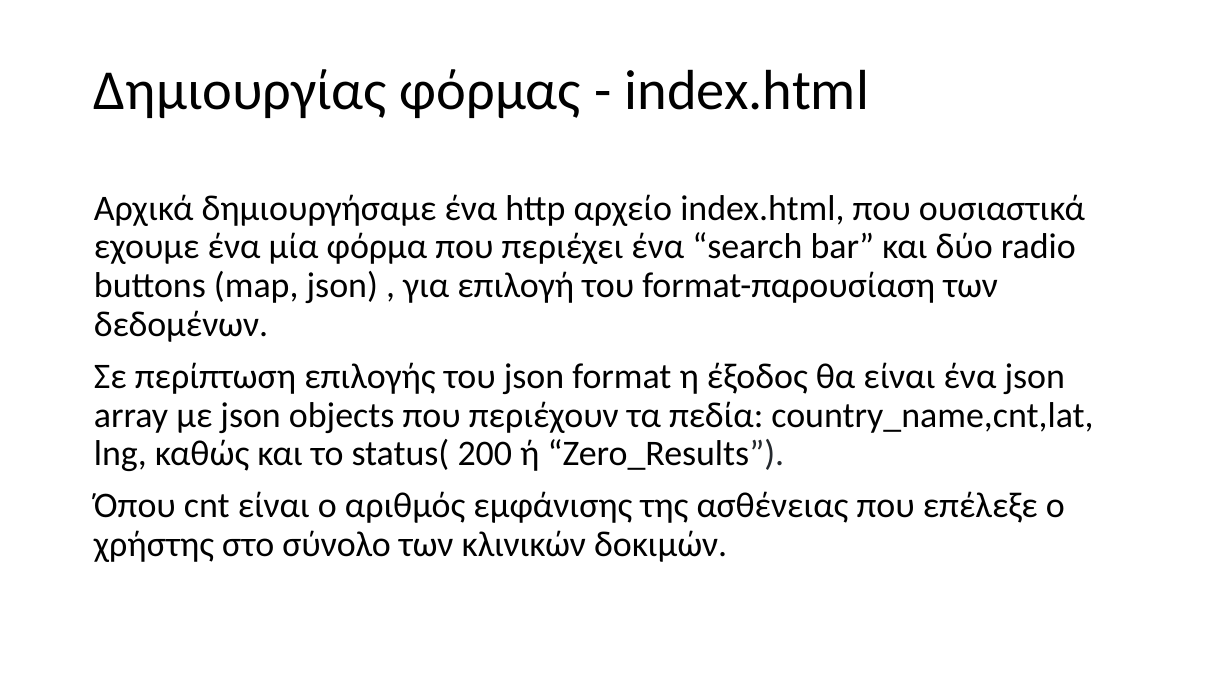
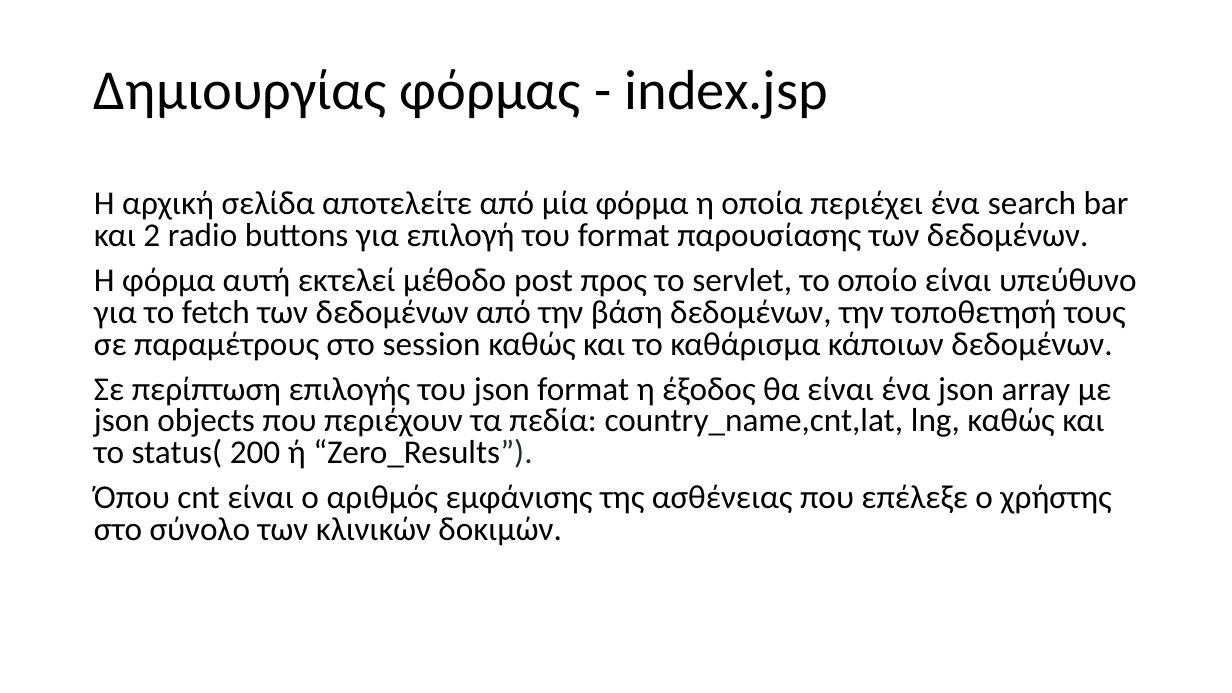
Before and after one commit to el17408/appathon-project, a slide deck: slide 4 of documentation/IaA_Project_Ρούσσης_Δημήτριος_el17408.pptx. Drawn at 1232x693 pixels with LibreOffice and Linux fonts; fonts in the diff are those of the drawing. Boxes give left, top, right and bottom in pixels: in the first picture for what was removed or moved away, otherwise in the second. Text is boxed around its words. In the diff, an @@ line names an element or a change of style, - is before the commit and + after.

Commit message:
changed pptx and readme.md

```diff
--- a/documentation/IaA_Project_Ρούσσης_Δημήτριος_el17408.pptx
+++ b/documentation/IaA_Project_Ρούσσης_Δημήτριος_el17408.pptx
@@ title at box(94, 69, 828, 119): text changed @@
-Δημιουργίας φόρμας - index.html
+Δημιουργίας φόρμας - index.jsp
@@ text at box(94, 190, 1137, 361): text changed; size 28 to 25.9 pt @@
-Αρχικά δημιουργήσαμε ένα http αρχείο index.html, που ουσιαστικά εχουμε ένα μία φόρμα που περιέχει ένα “search bar” και δύο radio buttons (map, json) , για επιλογή του format-παρουσίαση των δεδομένων.
+Η αρχική σελίδα αποτελείτε από μία φόρμα η οποία περιέχει ένα search bar και 2 radio buttons για επιλογή του format παρουσίασης των δεδομένων.
+Η φόρμα αυτή εκτελεί μέθοδο post προς το servlet, το οποίο είναι υπεύθυνο για το fetch των δεδομένων από την βάση δεδομένων, την τοποθετησή τους σε παραμέτρους στο session καθώς και το καθάρισμα κάποιων δεδομένων.
@@ text at box(94, 376, 1111, 546): size 28 to 25.9 pt in "Σε περίπτωση επιλογής του json format η ...", "Όπου cnt είναι ο αριθμός εμφάνισης της ..."; line spacing 0.9 to 0.8 @@
```
Also in this commit, not shown: 5 other slides changed, 1 slide removed, 1 other file.
